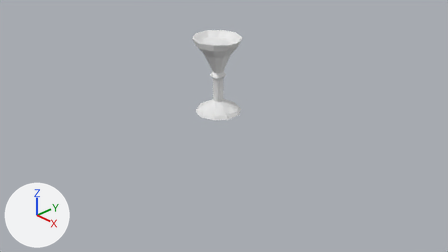
An edit to the Blender file Blender/Torches/stone_torch.blend, drawn before and after from the same camera.
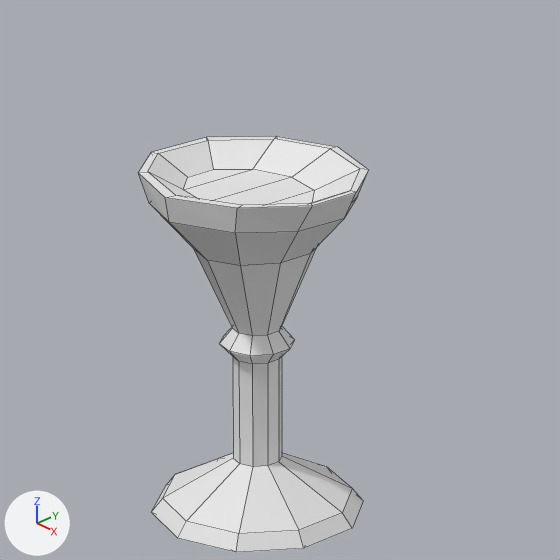
Old and new are each drawn from the file's camera 'Camera' and again close up on the part from 36% to 63% of the width and 0% to 48% of the height. Arrows for +X, +Y and +Z are at lower left; the lights stay in place. The close-ups show mesh edges as thin lines.
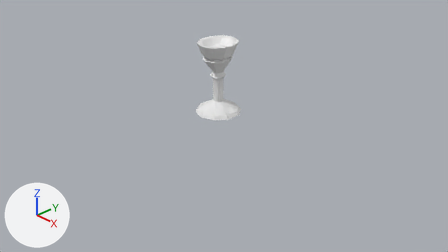
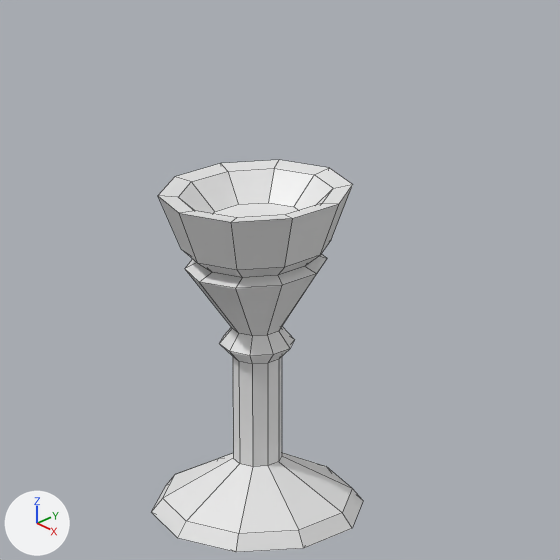
Commit message: repaired torch

Pixel boxes [x1, y1, x2, y2] of what changed, in the close-ups (560 x 560 px):
'Cylinder', reshaped (9% narrower)
    before: [138, 136, 369, 552]
    after: [152, 160, 363, 552]
part 1 of me_cylinder, built on
    before: [148, 139, 359, 205]
    after: [158, 160, 352, 222]

The change in detail:
me_cylinder is used by ob_cylinder; location (-0.575, 0.403, 0.644); scale (1.0, 1.0, 0.724).
me_cylinder had 110 vertices, 109 faces and spanned x -0.46..0.44, y -0.47..0.44, z -1.0..1.02.
me_cylinder now has 120 vertices, 116 faces and spans x -0.42..0.42, y -0.44..0.44, z -1.0..0.9.
Part 1, on me_cylinder:
4 vertices are removed from x -0.32..0.25, y -0.08..0.06, z 0.89.
10 faces are deleted.
46 vertices move from x -0.46..0.44, y -0.47..0.44, z 0.59..1.02 to x -0.34..0.34, y -0.41..0.4, z 0.48..0.9.
14 vertices are added at x -0.27..0.27, y -0.21..0.2, z 0.74..0.89.
17 new faces join them.
